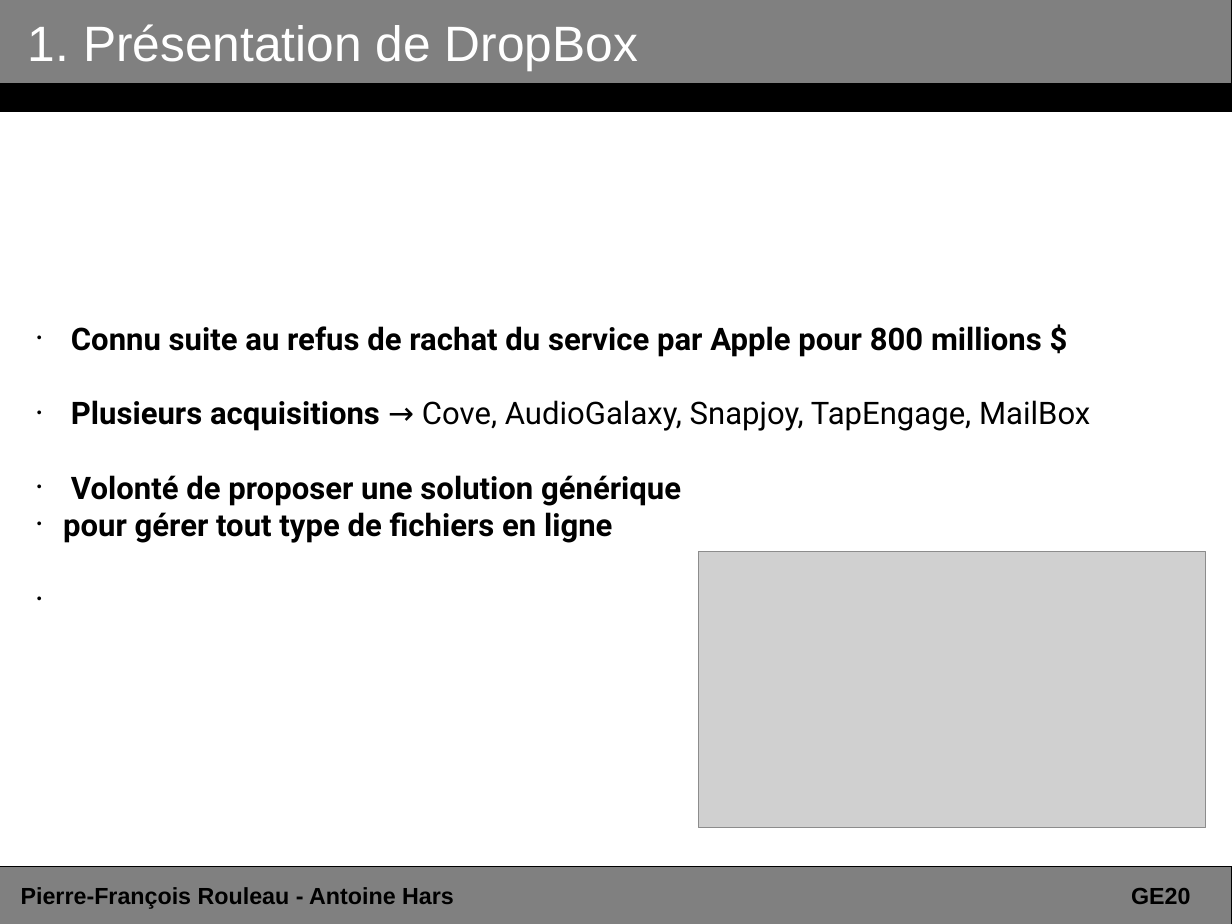
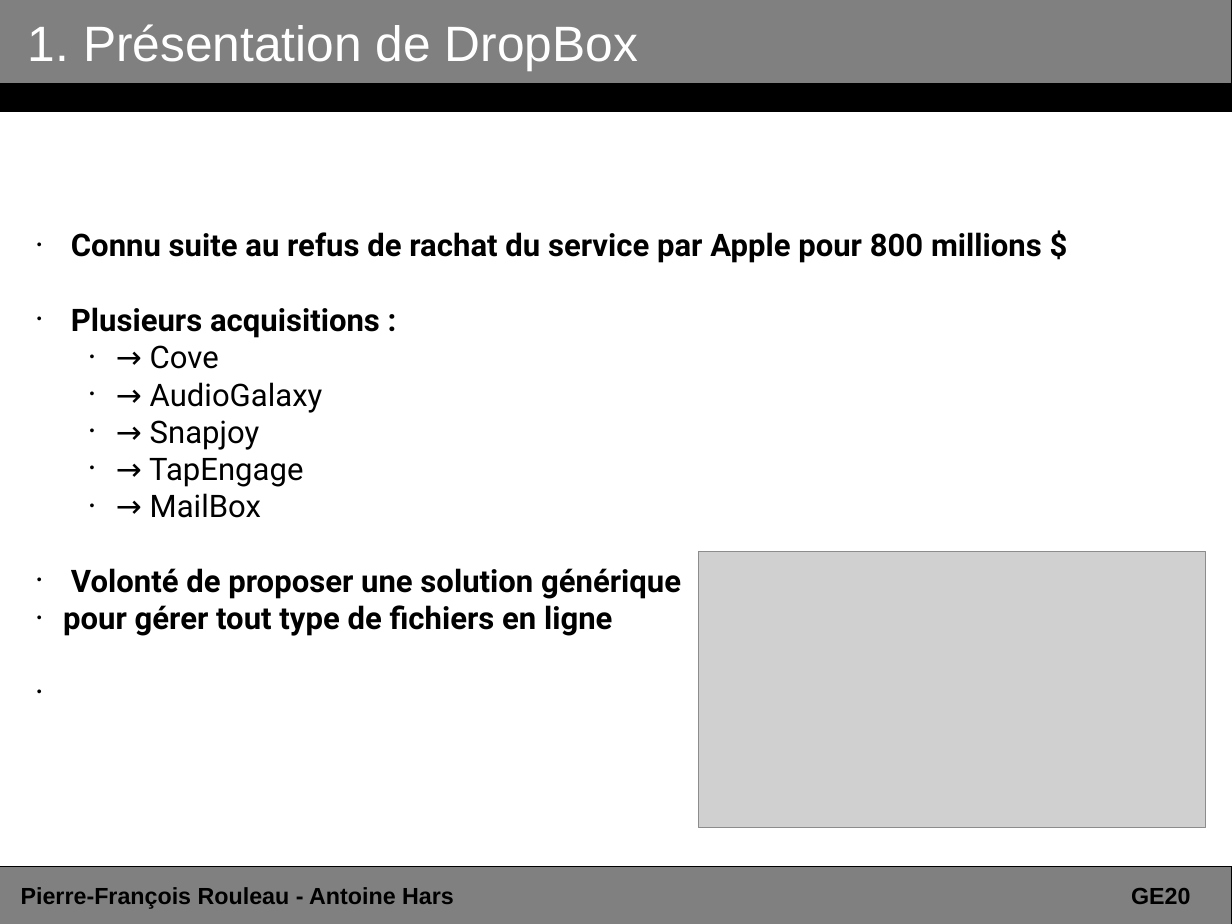
Before and after one commit to ahars/ge20, a slide deck: slide 6 of presentation_dropbox.odp. Drawn at 1232x924 pixels with LibreOffice and Linux fonts; fonts in the diff are those of the drawing; grey boxes stand for pictures. Boxes give left, top, right and bottom in pixels: in the first picture for what was removed or moved away, otherwise in the second. Text is boxed around its words. In the diff, an @@ line names an element or a change of style, - is before the commit and + after.

```diff
--- a/presentation_dropbox.odp
+++ b/presentation_dropbox.odp
@@ subtitle "Connu suite au refus de ...": place and size @@
-subtitle "Connu suite au refus de ..." at [63, 326, 1090, 543]
+subtitle "Connu suite au refus de ..." at [63, 232, 1042, 636]
@@ subtitle at [71, 307, 380, 518]: text changed @@
-• Plusieurs acquisitions → Cove, AudioGalaxy, Snapjoy, TapEngage, MailBox
+• Plusieurs acquisitions :
+    • → Cove
+    • → AudioGalaxy
+    • → Snapjoy
+    • → TapEngage
+    • → MailBox
```
Also in this commit, not shown: 7 other slides changed, 3 slides added, 2 other files.
